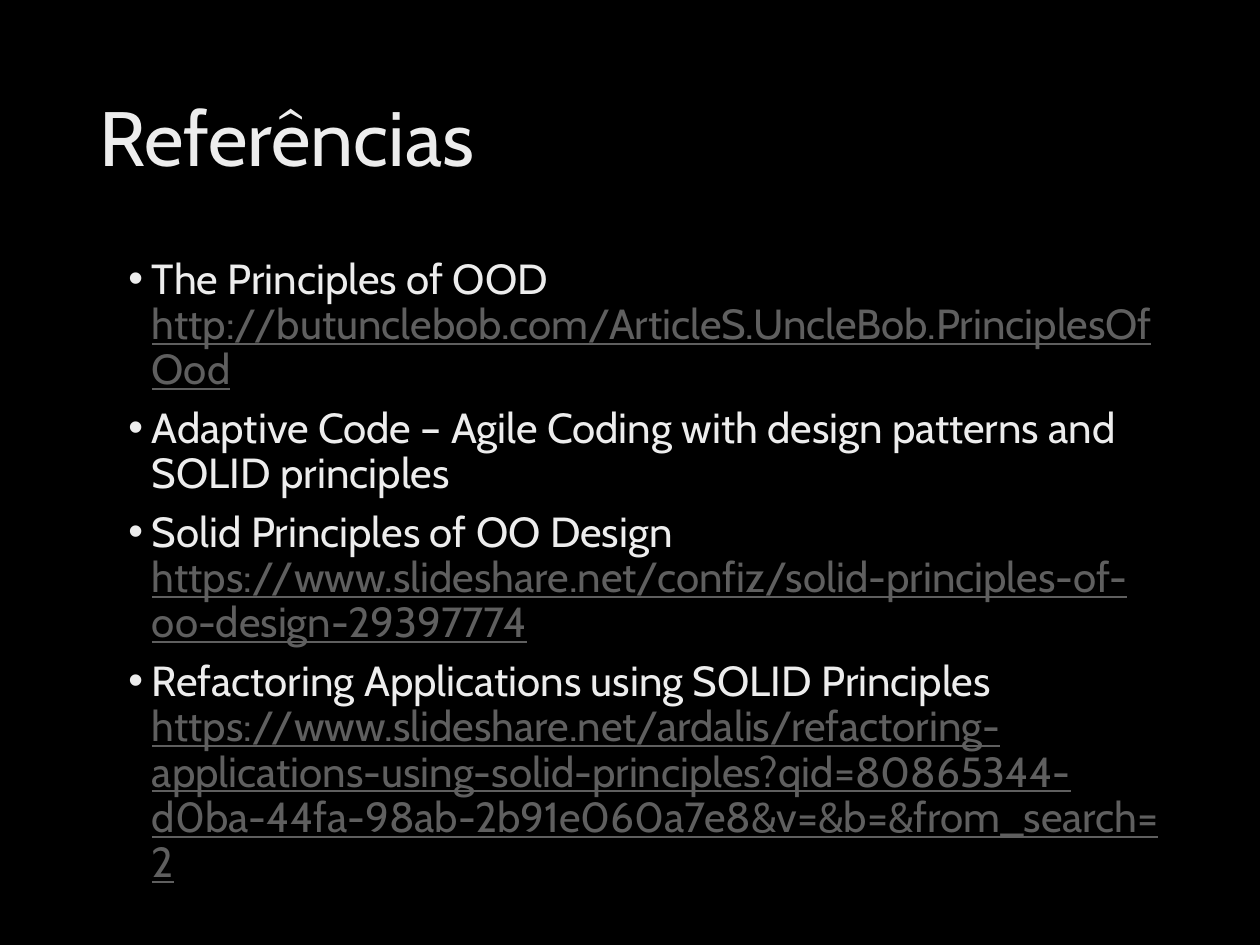
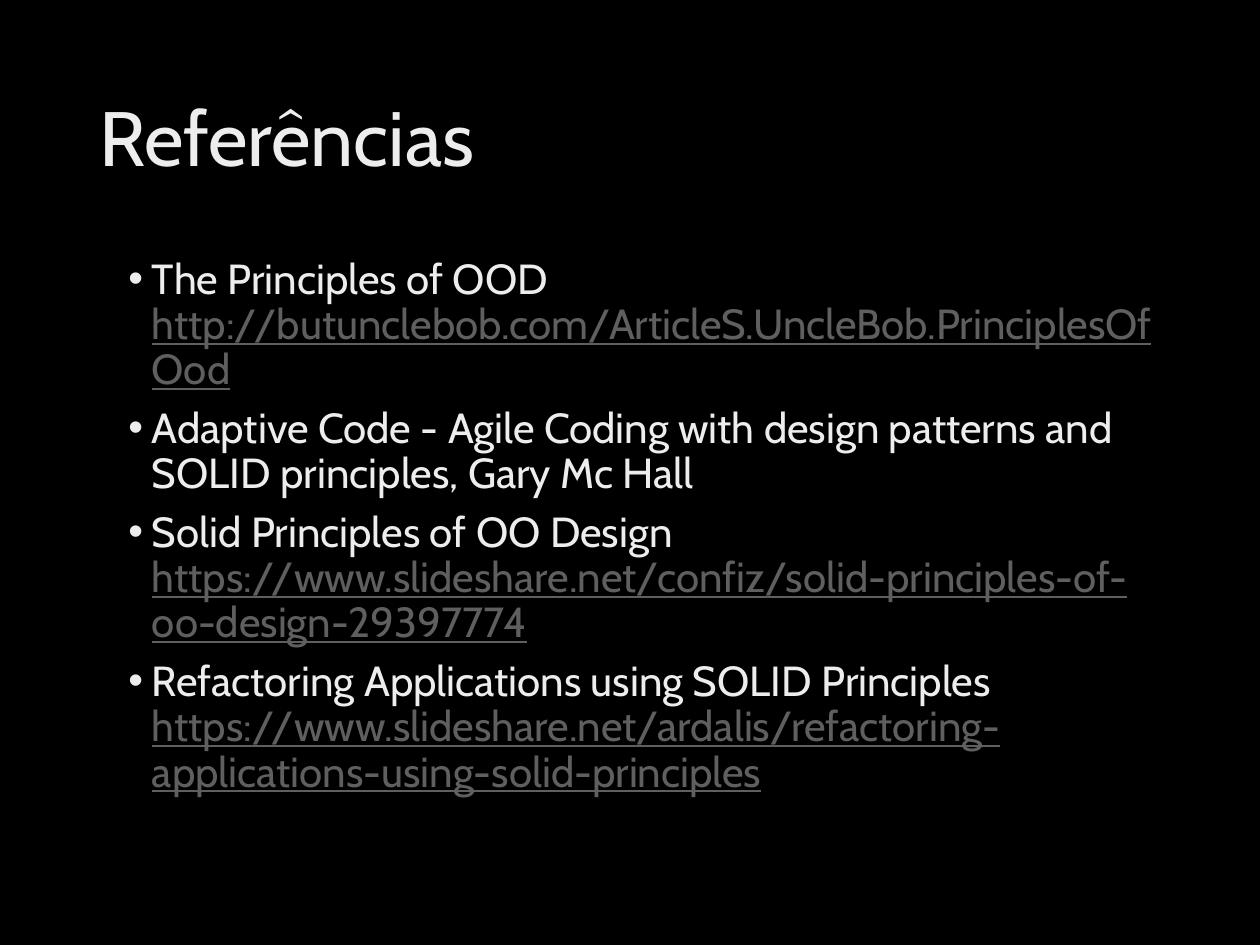
Before and after one commit to ivanpaulovich/event-sourcing-jambo, a slide deck: slide 26 of docs/Princípios SOLID de OO usando .NET.pptx. Drawn at 1260x945 pixels with LibreOffice and Linux fonts; fonts in the diff are those of the drawing; background and template pictures are left out. Boxes give left, top, right and bottom in pixels: in the first picture for what was removed or moved away, otherwise in the second. Text is boxed around its words. In the diff, an @@ line names an element or a change of style, - is before the commit and + after.

```diff
--- a/docs/Princípios SOLID de OO usando .NET.pptx
+++ b/docs/Princípios SOLID de OO usando .NET.pptx
@@ text at <box>152,411,1112,498</box>: text changed @@
-• Adaptive Code – Agile Coding with design patterns and SOLID principles
+• Adaptive Code - Agile Coding with design patterns and SOLID principles, Gary Mc Hall
@@ text at <box>152,664,1001,796</box>: text changed @@
-• Refactoring Applications using SOLID Principles
-  https://www.slideshare.net/ardalis/refactoring-applications-using-solid-principles?qid=80865344-d0ba-44fa-98ab-2b91e060a7e8&v=&b=&from_search=2
+• Refactoring Applications using SOLID Principles
+  https://www.slideshare.net/ardalis/refactoring-applications-using-solid-principles
```
Also in this commit, not shown: 5 other slides changed, 10 other files.
